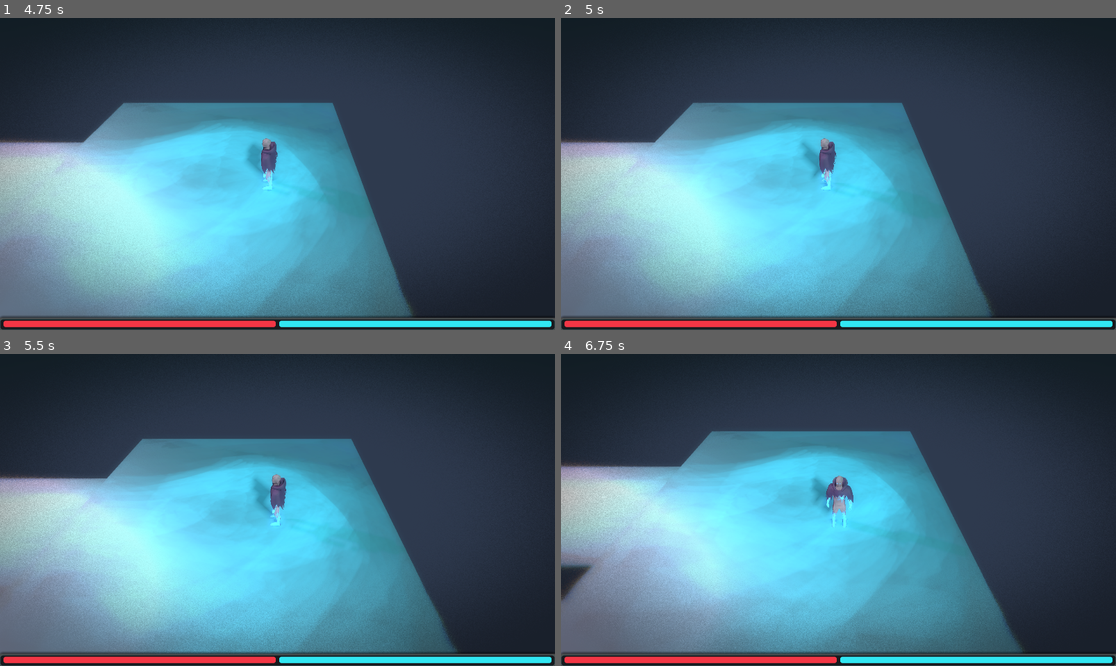
Above: before the commit, frames 1-4 (two rows, left to right).
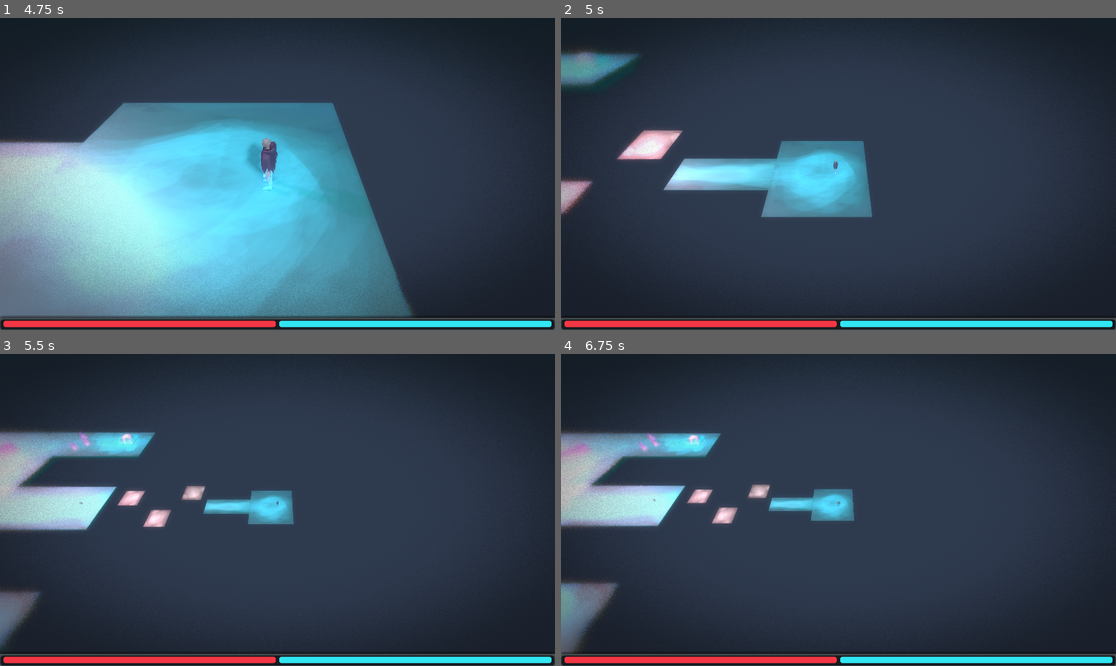
Above: after the commit, the same moments.

Repository: 1p22geo/AWARE_v0
Game: Godot game, scene res://scenes/UI/MainMenu/MainMenu.tscn
Two runs of this game, one before a commit and one after it. Both use one fixed random seed, a clock stepped at 60 frames per second and the inputs below.
Inputs (mouse positions are in pixels of both pictures, inside the frame that each line leads up to):
- Up to frame 1 (4.75 s): click "BE AWARE" at 0.5 s; tap Enter at 1.25 s; move the mouse to (399, 158) at 1.27 s; hold D (move_right) 1.28-2 s; hold Shift 1.28-2 s; click (399, 158) at 1.42 s; tap Space (jump) at 1.52, 4.52 s; drag from (166, 189) to (249, 236) at 2.02 s; move the mouse to (333, 105) at 2.77 s; hold D (move_right) 2.78-3.5 s; tap Ctrl at 2.85 s; drag from (249, 236) to (111, 127) at 3.52 s; move the mouse to (444, 220) at 4.27 s; hold A (move_left) from 4.28 s (still down); tap Alt at 4.35 s
- Up to frame 2 (5 s): keep holding A (move_left); tap Tab (toggle_map, bound only after the commit) at 4.9 s
- Up to frame 3 (5.5 s): release A (move_left) at 5 s; drag from (111, 463) to (194, 432) at 5.02 s
- Up to frame 4 (6.75 s): move the mouse to (866, 510) at 5.77 s; hold S (move_backward) 5.78-6.5 s; hold Shift 5.78-6.5 s; click (866, 510) at 5.92 s; drag from (755, 432) to (727, 525) at 6.52 s

Frame 1 is identical in both runs. In frame 2, 45% of the frame differs, in the area x 0-78%, y 10-97%; in frame 3, 47%; in frame 4, 48%, in the area x 0-84%, y 24-97%.

Commit message:
Add files via upload

Diff:
--- a/project.godot
+++ b/project.godot
@@ -69,3 +69,8 @@
 "events": [Object(InputEventKey,"resource_local_to_scene":false,"resource_name":"","device":-1,"window_id":0,"alt_press …(192 unchanged characters)…
 ]
 }
+toggle_map={
+"deadzone": 0.2,
+"events": [Object(InputEventKey,"resource_local_to_scene":false,"resource_name":"","device":-1,"window_id":0,"alt_pressed":false,"shift_pressed":false,"ctrl_pressed":false,"meta_pressed":false,"pressed":false,"keycode":0,"physical_keycode":4194306,"key_label":0,"unicode":0,"location":0,"echo":false,"script":null)
+]
+}
